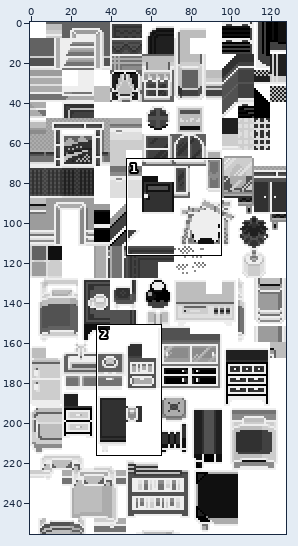
Edited in one commit: sprite sheet (data/tilesets/secondary/generic_building/tiles.png). The first picture is a wide view before the edit; the outline marks the close-up.
Close-up. As it was:
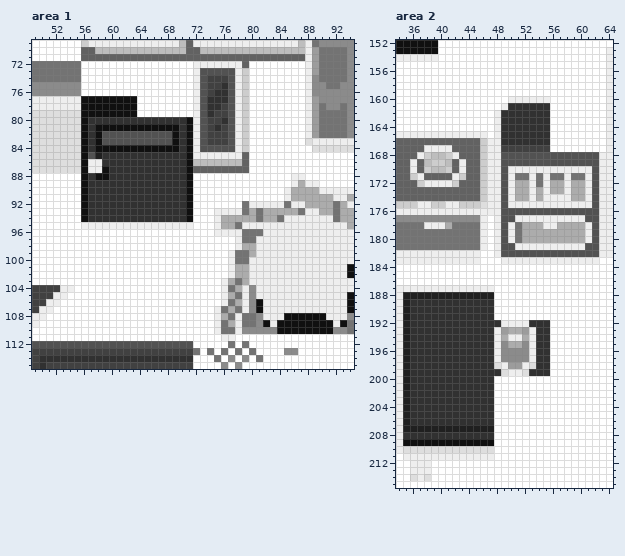
The file is 128x256 pixels. Shown: area 1: x 49..94, y 69..115; area 2: x 34..64, y 152..215. The commit also changed other parts of the picture, which this record leaves out.
The same view after the edit:
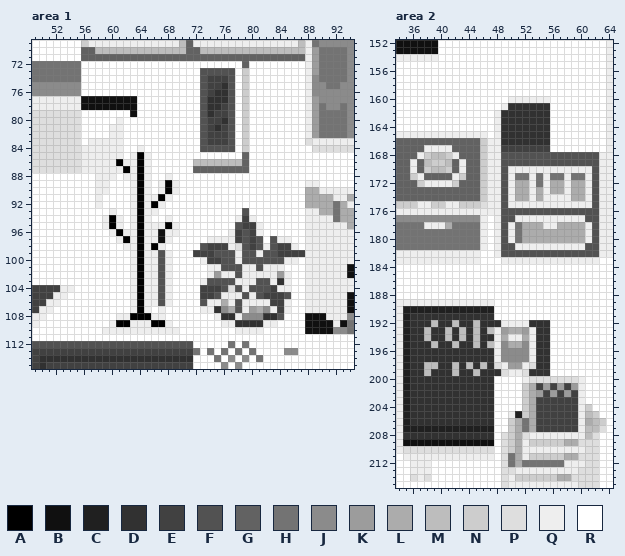
Palette (. is transparent): A #000000  B #101010  C #202020  D #313131  E #414141  F #525252  G #626262  H #737373  J #8b8b8b  K #9c9c9c  L #acacac  M #bdbdbd  N #cdcdcd  P #dedede  Q #eeeeee  R #ffffff
What changed:
Changed rows in their new state; - is an unchanged pixel.
Area 1:
first column x 56:
 72 ----------------RRRRRRR---------
 73 ----------------R-----R---------
 74 ----------------R-----R---------
 75 ----------------R-----R---------
 76 ----------------R-----R---------
 77 ----------------R-----R---------
 78 ----------------R-----R---------
 79 RRRRRRR---------R-----R---------
 80 RRRRRQRRRRRRRRRRR-----R---------
 81 RRRRQQRRRRRRRRRRR-----R---------
 82 RRRRQQRRRRRRRRRRR-----R---------
 83 RQQQQQRRRRRRRRRRR-----R---------
 84 QQQQQQRRQRRRRRRRR-----R---------
 85 QQQQQQRQAQRRRRRRRRRRRRR---------
 86 Q--QQAQQAQRRRRRR----------------
 87 Q--QQQAQAQRRRRRR----------------
 88 RRQQQRQQAQRRQRRR--------------RR
 89 RRQQRRRQAQRQAQRR--------------RR
 90 RRQQRRRQAQRQAQRR-------------RRR
 91 RRQRRRRQAQQAQRRR-------------RRR
 92 RRQRRRRQAQAQRRRR-------RRRRRRRRR
 93 RRRRQRRQAQQRRRRR---RRRRFRRRRRRRR
 94 RRRQAQRQAQRRQRRR---RRRQEQRRRRRRR
 95 RRR-A-R-A---A-RR---RRRFEE-RRRRRR
 96 ----QAQQAQQBQQ-----RR-EFEQRRRRRR
 97 -----QAQAQQBQ-----QQQQEFEFRF--RR
 98 ------QQAQAQ-----FEEEQPFEF-FEE-R
 99 -------QAQQFQ---EEEFFFQFF-FFEEEE
100 -------QAQQFQ----QEEFFQFFFFFF--R
101 -------QAQQFQ-----QQFFFQ-F---RRR
102 -------QAQQFQ-----QKQ-FQ----K-RR
103 -------QAQQFQ----QFFFFQQ-FF-D-RR
104 -------QAQQFQ----EEEFPF-FFFE--RR
105 -------QAQQFQ----EEF-QQFQFEEEFRR
106 -------QAQQFQ----FQQLQF-QQ-EE-RR
107 -------QAQ-Q-----QQDJ-F-KLJ-E-RR
108 -----QQAAAQQ--------DD-JJ-DDFRRR
109 ----QAAQQQAAQ------RQQDDDDQ-RRRR
110 ---QQQQQQQQQQQ-----RRR-QQQRRRRRR
111 --------------------RR----------
Area 2:
first column x 64:
152 Q
first column x 34:
187 RRRRRRRRRRRRRR----------------
188 RRRRRRRRRRRRRR----------------
189 -QQQQQQQQQQQQQ----------------
190 --CCCCCCCCCCCC----------------
192 -----M--M--M------------------
193 ----M--M-M-M-M----------------
194 ----M--M-M-M------------------
195 -----M--M--M-M----------------
198 ----MM--M-M-M-----------------
199 ----M---M--M------------------
200 ------------------QPPPPPPPQ---
201 ------------------NLEKEKEKQ---
202 ------------------NLKEKEKEQ---
203 ------------------NLEEEEEEQ---
204 ------------------NLEEEEEEQN--
205 ----------------QCNLEEEEEEQMN-
206 ----------------NLHLEEEEEEQLMN
207 ----------------NLHLEEEEEEQMMP
208 ---------------PNLPQQQQQQQQMP-
209 ---------------PNLQNNNNNLLPPP-
210 ---------------PNLQQQQQQQQQPP-
211 ---------------PHLQNNNNNLLPPP-
212 ---------------PHLHHHHHHQQQPP-
213 ---------------PPQQQQQQQQQPPP-
214 ---------------PQNNNNNNLLPPPP-
215 ---------------PQQQQQQQQQQPPP-
Changed places in both close-ups, as pixel boxes (x1, y1, x2, y2):
changed: (81, 61, 305, 341)
changed: (606, 40, 613, 47)
changed: (396, 285, 494, 376)
changed: (501, 376, 606, 488)
